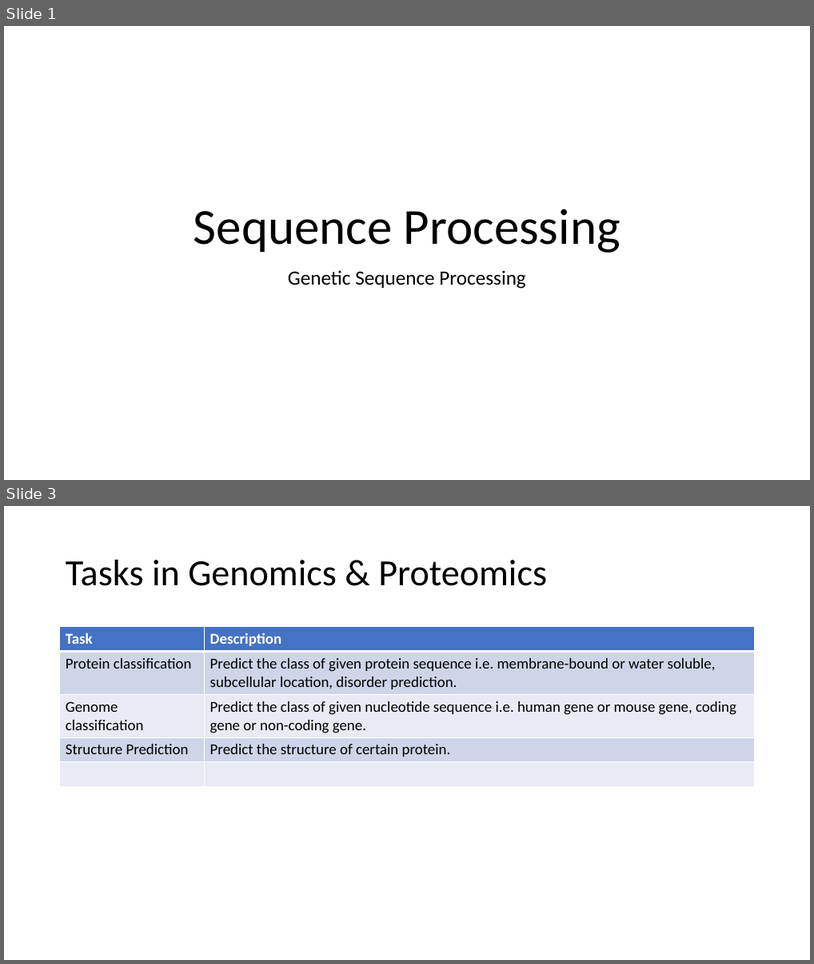
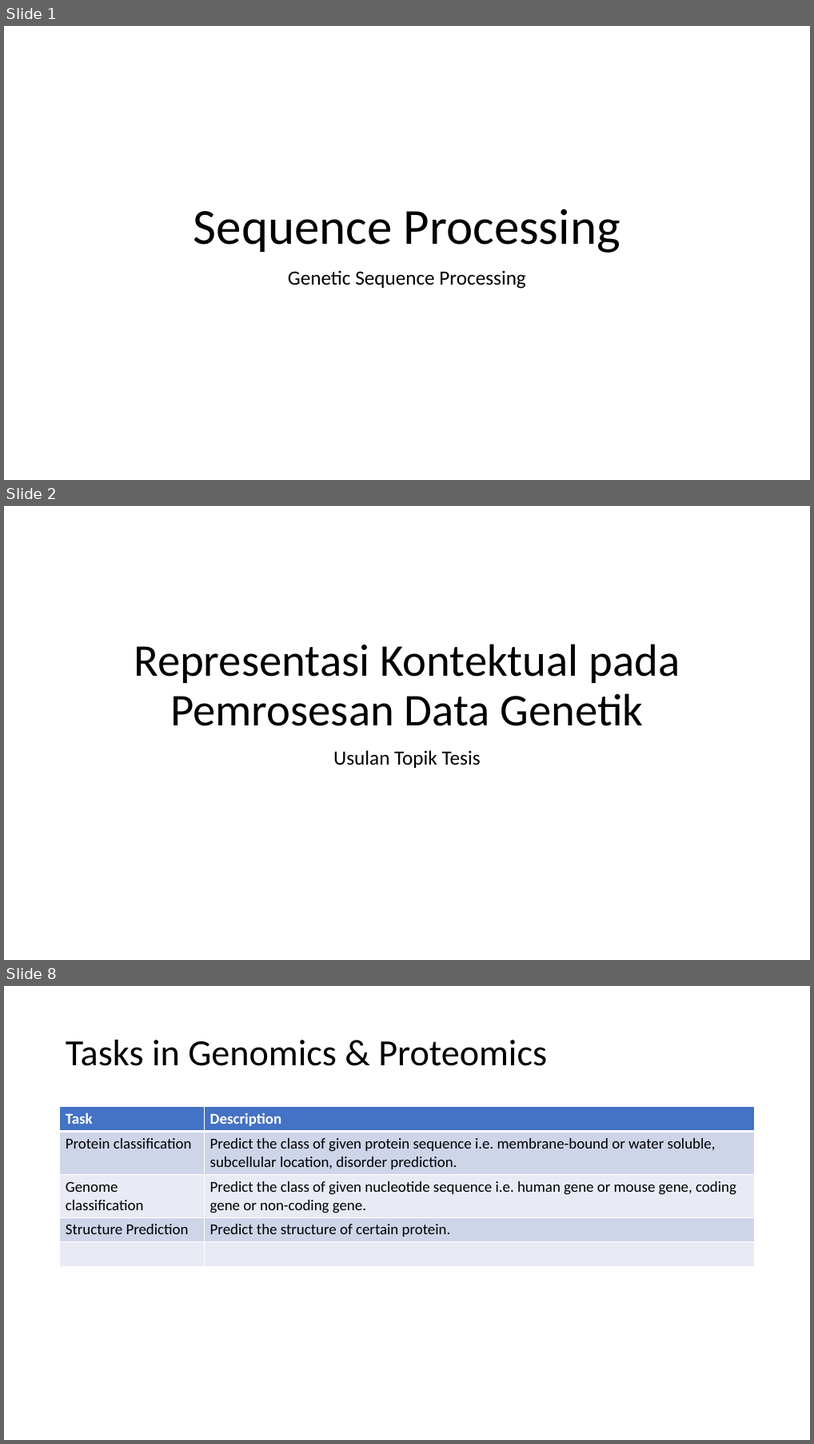
Before and after one commit to anwari32/sequence-processing, a slide deck: docs/Sequence Processing.pptx. Shown one above the other, each under a label of ours: slides 1 and 3 before the commit, slides 1, 2 and 8 after it; the slides between them are not shown. The pictures are 814x964 and 814x1444 pixels, drawn with LibreOffice and Linux fonts; fonts in the diff are those of the drawing. Boxes give left, top, right and bottom in pixels: in the first picture for what was removed or moved away, otherwise in the second. Text is boxed around its words. In the diff, an @@ line names an element or a change of style, - is before the commit and + after.

```diff
--- a/docs/Sequence Processing.pptx
+++ b/docs/Sequence Processing.pptx
@@ slide 2 added at (x1=4, y1=506, x2=810, y2=960), background #FFFFFF @@
@@ title added at (x1=134, y1=644, x2=681, y2=726), 54 pt, text #000000 @@
+Representasi Kontektual pada Pemrosesan Data Genetik
@@ subtitle added at (x1=334, y1=750, x2=481, y2=768), 24 pt, text #000000 @@
+Usulan Topik Tesis
@@ what was slide 3 is now slide 8 @@
```
Also in this commit, not shown: 1 slide changed, 4 other slides added, 1 other file.
